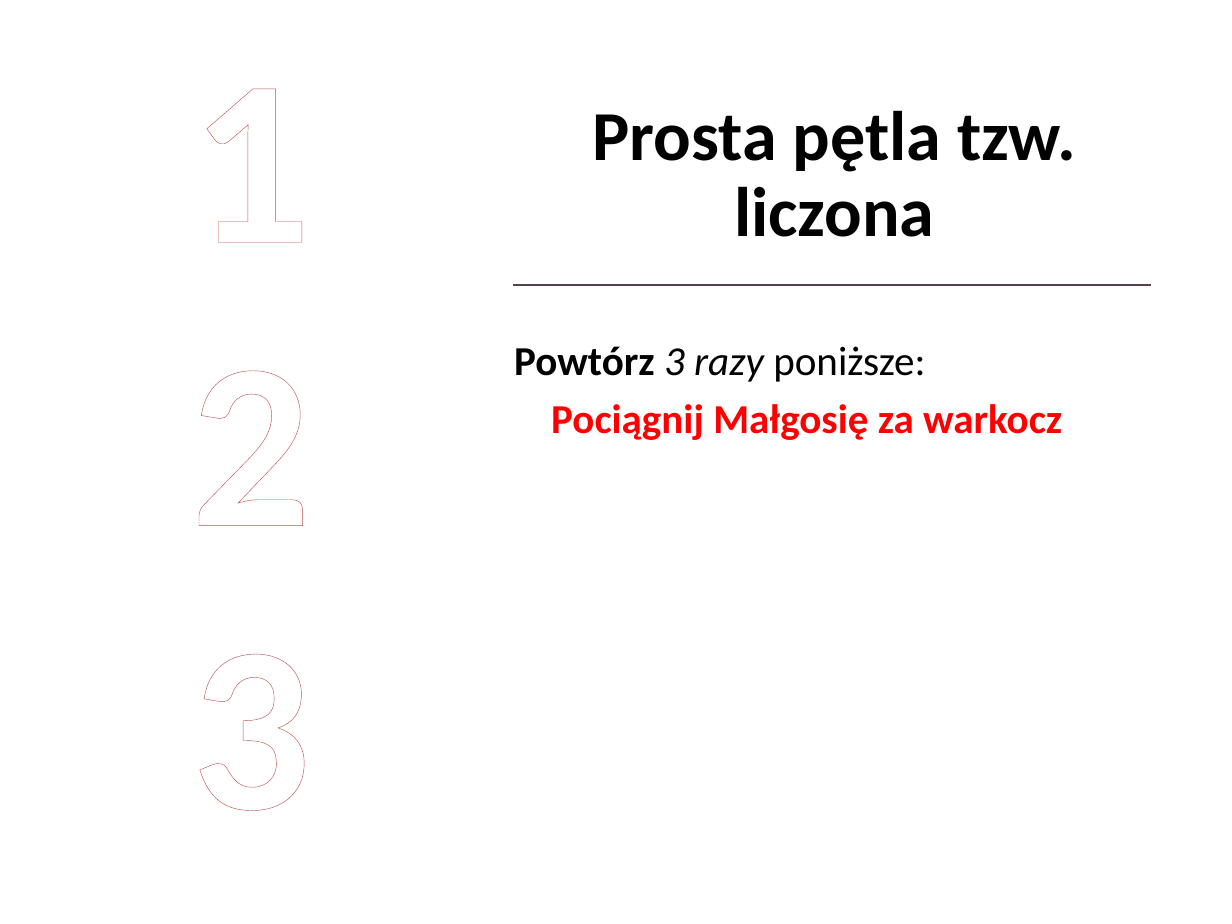
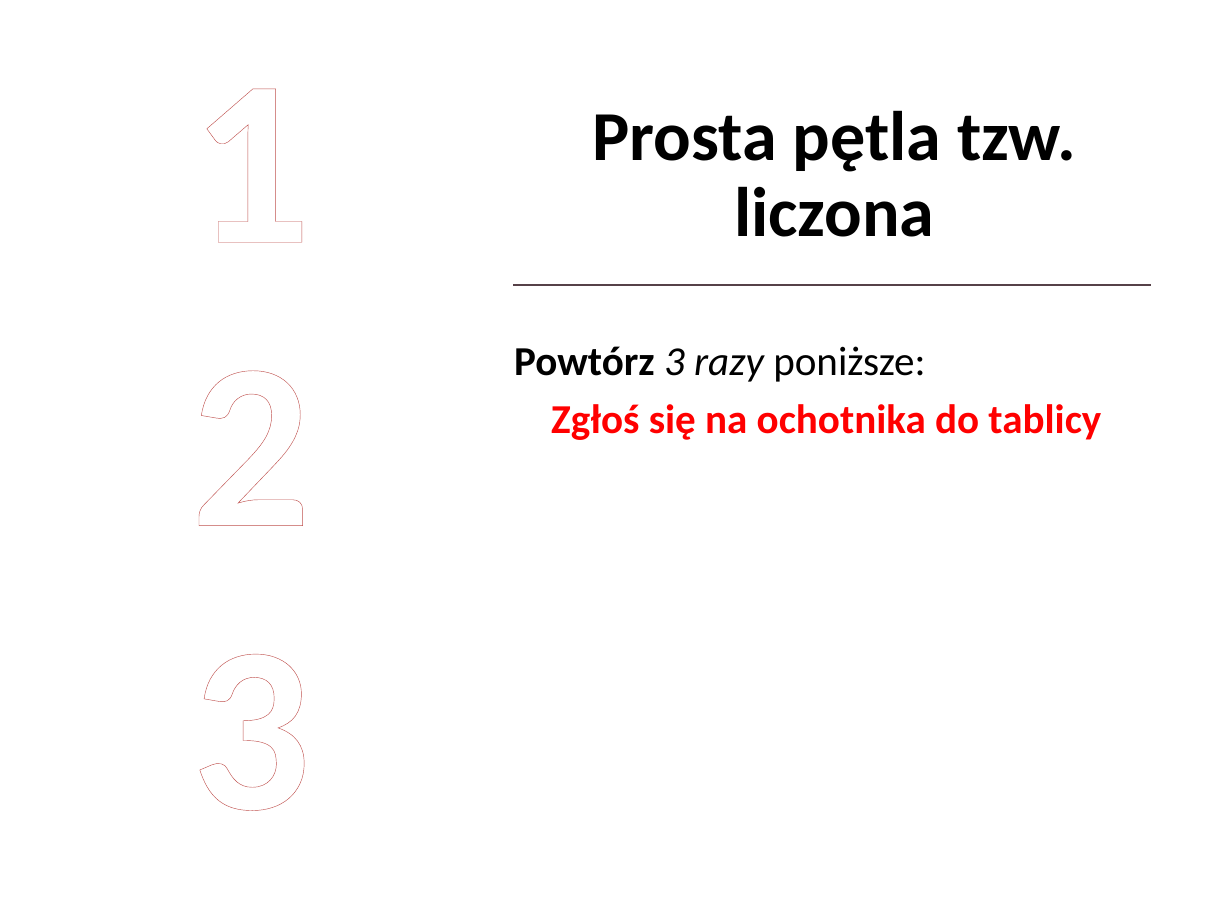
Before and after one commit to blackbat13/CS-HTiEW, a slide deck: slide 5 of Wprowadzenie do algorytmów/I. Wprowadzenie do algorytmów/Algorytmy.pptx. Drawn at 1232x924 pixels with LibreOffice and Linux fonts; fonts in the diff are those of the drawing. Boxes give left, top, right and bottom in pixels: in the first picture for what was removed or moved away, otherwise in the second. Text is boxed around its words. In the diff, an @@ line names an element or a change of style, - is before the commit and + after.

Commit message:
Zmieniono przykład pętli iteracyjnej na bardziej pedagogiczny

```diff
--- a/Wprowadzenie do algorytmów/I. Wprowadzenie do algorytmów/Algorytmy.pptx
+++ b/Wprowadzenie do algorytmów/I. Wprowadzenie do algorytmów/Algorytmy.pptx
@@ text at box(551, 404, 1101, 440): text changed @@
-Pociągnij Małgosię za warkocz
+Zgłoś się na ochotnika do tablicy
```
